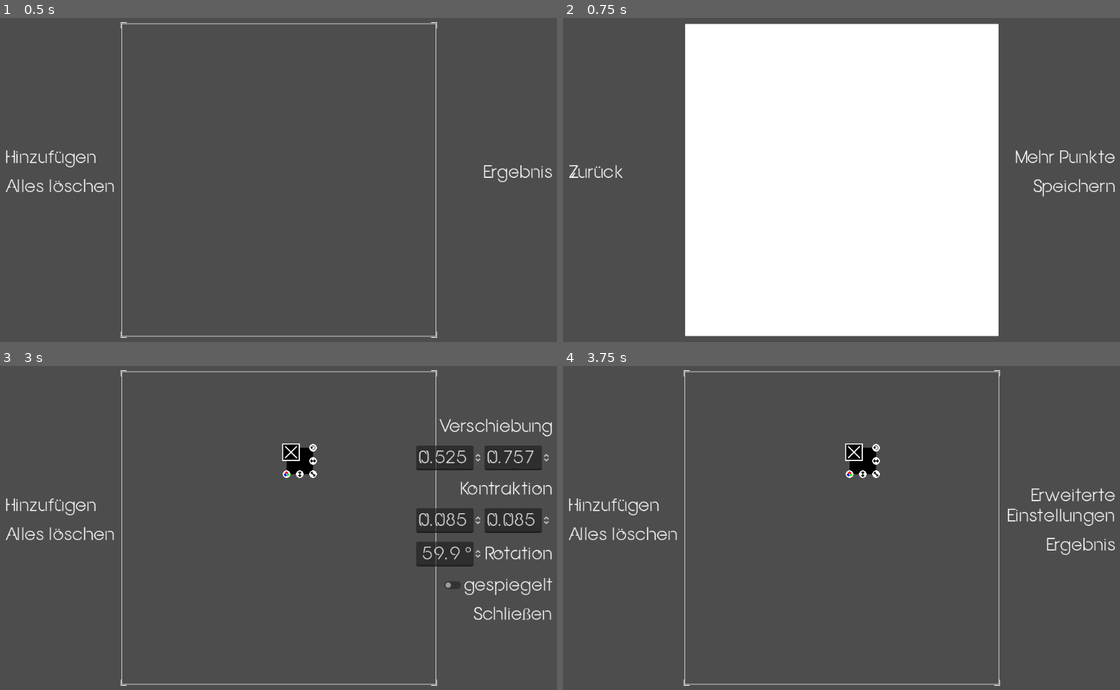
Above: before the commit, frames 1-4 (two rows, left to right).
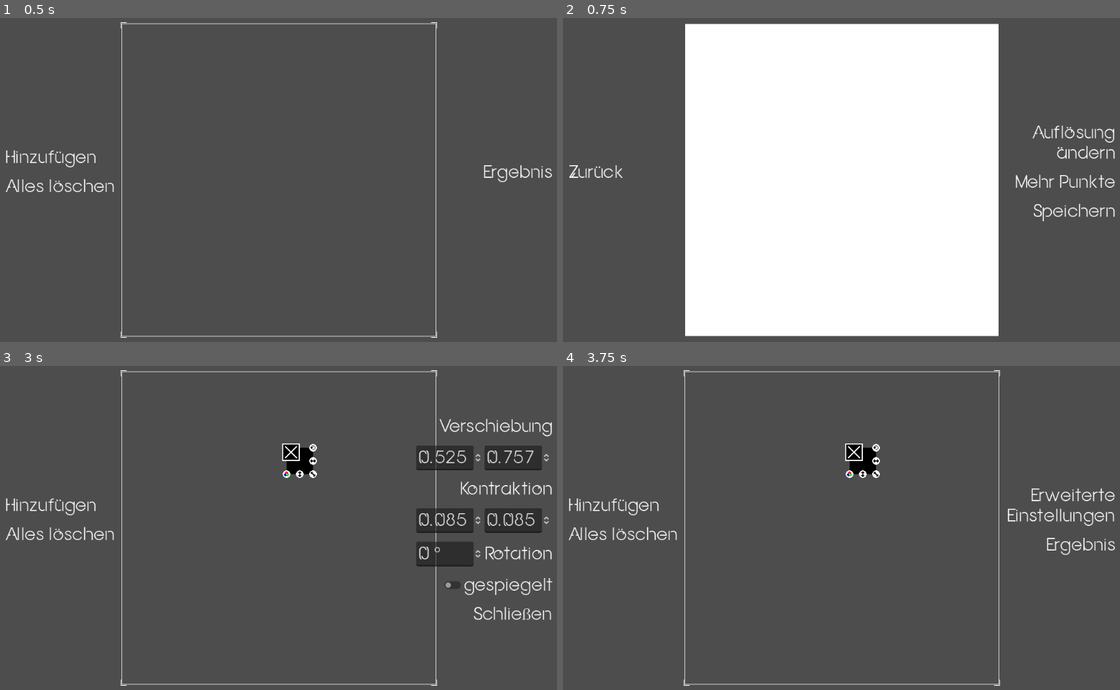
Above: after the commit, the same moments.

Repository: Anomasie/Fractals
Game: Godot game, scene res://scenes/GUI.tscn
The game is run twice, just before and just after one commit, with the same random seed, the same clock (stepped at 60 frames per second) and the same inputs.
Inputs:
- Up to frame 1 (0.5 s): no input
- Up to frame 2 (0.75 s): click "Ergebnis" at 0.5 s
- Up to frame 3 (3 s): click "Zurück" at 1.25 s; click "Hinzufügen" at 2 s; click "Erweiterte Einstellungen" at 2.75 s
- Up to frame 4 (3.75 s): click "Schließen" at 3.5 s

Frame 1 is identical in both runs. In frame 2, 1.1% of the frame differs, in the area x 81-100%, y 33-63%; in frame 3, 0.1%; in frame 4, nothing differs.

Commit message:
added size options

Diff:
--- a/scenes/AdvancedOptions.gd
+++ b/scenes/AdvancedOptions.gd
@@ -27,7 +27,9 @@
 	ContractX.value = contraction.contract.x
 	ContractY.value = contraction.contract.y
 	# see below
-	if contraction.rotation / (2 * PI) * 360 < 0:
+	if contraction.rotation == 0: # otherwise, weird rounding errors occur
+		Rotation.value = 0
+	elif contraction.rotation / (2 * PI) * 360 < 0:
 		Rotation.value = - contraction.rotation / (2 * PI) * 360
 	else:
 		Rotation.value = 360 - contraction.rotation / (2 * PI) * 360
--- a/scenes/AdvancedOptions.tscn
+++ b/scenes/AdvancedOptions.tscn
@@ -19,12 +19,14 @@
 min_value = -1.0
 max_value = 2.0
 step = 0.001
+page = 0.1
 
 [node name="TranslationY" type="SpinBox" parent="TranslationBox"]
 layout_mode = 2
 min_value = -1.0
 max_value = 2.0
 step = 0.001
+page = 0.1
 
 [node name="ContractionLabel" type="Label" parent="."]
 layout_mode = 2
@@ -39,11 +41,13 @@
 layout_mode = 2
 max_value = 1.0
 step = 0.001
+page = 0.1
 
 [node name="ContractionY" type="SpinBox" parent="ContractionBox"]
 layout_mode = 2
 max_value = 1.0
 step = 0.001
+page = 0.1
 
 [node name="RotationBox" type="HBoxContainer" parent="."]
 layout_mode = 2
@@ -53,6 +57,7 @@
 size_flags_horizontal = 3
 max_value = 359.9
 step = 0.001
+page = 1.0
 suffix = "°"
 
 [node name="RotationLabel" type="Label" parent="RotationBox"]
--- a/scenes/GUI.gd
+++ b/scenes/GUI.gd
@@ -19,4 +19,4 @@
 
 func show_results(results):
 	PlaygroundUI.hide()
-	ResultUI.open(results)
+	ResultUI.open(results, true)
--- a/scenes/PlaygroundUI.tscn
+++ b/scenes/PlaygroundUI.tscn
@@ -129,6 +129,7 @@
 alignment = 2
 
 [node name="AdvancedOptions" parent="Right/Lines" instance=ExtResource("4_yd3uv")]
+visible = false
 layout_mode = 2
 
 [node name="PresetButton" type="Button" parent="Right/Lines"]
--- a/scenes/ResultUI.gd
+++ b/scenes/ResultUI.gd
@@ -1,17 +1,28 @@
 extends Control
 
 @onready var Result = $Center/Result
+@onready var SaveButton = $Right/Lines/SaveButton
+@onready var MoreButton = $Right/Lines/MoreButton
 
 var current_ifs = IFS.new()
+var current_loupe = Global.LOUPE
 var counter = 0
 
-func open(ifs):
+func _ready():
+	var viewport_size = get_viewport().get_size()
+	current_loupe = min(viewport_size.x - 2 * 16 - 2 * 16, viewport_size.y - 2 * 16) * Vector2i(1,1)
+	SizeOptions.load_ui(current_loupe)
+
+func open(ifs, reload_size):
 	current_ifs = ifs
 	var results = ifs.calculate_fractal()
+	# load size
+	if reload_size:
+		SizeOptions.load_ui(Global.LOUPE)
 	# create empty, white image
-	var image = Image.create(Global.LOUPE.x, Global.LOUPE.y, false, Image.FORMAT_RGB8) # empty
+	var image = Image.create(current_loupe.x, current_loupe.y, false, Image.FORMAT_RGB8) # empty
 	image.fill(Color.WHITE) # white
-	Result.custom_minimum_size = Global.LOUPE
+	Result.custom_minimum_size = current_loupe
 	Result.set_texture(ImageTexture.create_from_image(image))
 	# paint results
 	paint(results)
@@ -23,17 +34,18 @@
 	# paint image
 	for entry in results:
 		var real_position = Vector2i(
-			entry.position.x * Global.LOUPE.x,
-			entry.position.y * Global.LOUPE.y
+			entry.position.x * current_loupe.x,
+			entry.position.y * current_loupe.y
 		)
-		if real_position.x >= 0 and real_position.x < Global.LOUPE.x:
-			if real_position.y >= 0 and real_position.y < Global.LOUPE.y:
+		if real_position.x >= 0 and real_position.x < current_loupe.x:
+			if real_position.y >= 0 and real_position.y < current_loupe.y:
 				image.set_pixel(real_position.x, real_position.y, entry.color)
 	# set image
 	Result.set_texture(ImageTexture.create_from_image(image))
 
 func _on_back_button_pressed():
 	self.get_parent().show_playground()
+	_on_size_options_close_me()
 
 func _on_more_button_pressed():
 	paint(current_ifs.calculate_fractal( point.new() ))
@@ -49,3 +61,26 @@
 func get_counter():
 	while FileAccess.file_exists(Global.SAVE_PATH + "fractal" + str(counter) + ".png"):
 		counter += 1
+
+
+# changing result size
+
+@onready var SizeButton = $Right/Lines/SizeButton
+@onready var SizeOptions = $Right/Lines/SizeOptions
+
+func _on_size_button_pressed():
+	SizeButton.hide()
+	MoreButton.hide()
+	SaveButton.hide()
+	SizeOptions.show()
+
+func _on_size_options_close_me():
+	SizeOptions.hide()
+	SizeButton.show()
+	MoreButton.show()
+	SaveButton.show()
+
+func _on_size_options_value_changed():
+	current_loupe = SizeOptions.read_ui()
+	if self.visible:
+		open(current_ifs, false)
--- a/scenes/ResultUI.tscn
+++ b/scenes/ResultUI.tscn
@@ -1,7 +1,8 @@
-[gd_scene load_steps=3 format=3 uid="uid://bcoioblesr22e"]
+[gd_scene load_steps=4 format=3 uid="uid://bcoioblesr22e"]
 
 [ext_resource type="Script" path="res://scenes/ResultUI.gd" id="1_p14af"]
 [ext_resource type="Texture2D" uid="uid://gk7udv2vih6r" path="res://assets/white.png" id="2_ffygg"]
+[ext_resource type="PackedScene" uid="uid://coy1fxvo8tcdq" path="res://scenes/SizeOptions.tscn" id="3_lnfao"]
 
 [node name="ResultUI" type="Control"]
 layout_mode = 3
@@ -64,6 +65,16 @@
 [node name="Lines" type="VBoxContainer" parent="Right"]
 layout_mode = 2
 
+[node name="SizeButton" type="Button" parent="Right/Lines"]
+layout_mode = 2
+text = "Auflösung
+ändern"
+alignment = 2
+
+[node name="SizeOptions" parent="Right/Lines" instance=ExtResource("3_lnfao")]
+visible = false
+layout_mode = 2
+
 [node name="MoreButton" type="Button" parent="Right/Lines"]
 layout_mode = 2
 text = "Mehr Punkte"
@@ -75,5 +86,8 @@
 alignment = 2
 
 [connection signal="pressed" from="Left/BackButton" to="." method="_on_back_button_pressed"]
+[connection signal="pressed" from="Right/Lines/SizeButton" to="." method="_on_size_button_pressed"]
+[connection signal="close_me" from="Right/Lines/SizeOptions" to="." method="_on_size_options_close_me"]
+[connection signal="value_changed" from="Right/Lines/SizeOptions" to="." method="_on_size_options_value_changed"]
 [connection signal="pressed" from="Right/Lines/MoreButton" to="." method="_on_more_button_pressed"]
 [connection signal="pressed" from="Right/Lines/SaveButton" to="." method="_on_save_button_pressed"]
--- /dev/null
+++ b/scenes/SizeOptions.gd
@@ -0,0 +1,31 @@
+extends VBoxContainer
+
+signal value_changed
+signal close_me
+
+@onready var SizeX = $Columns/SizeX
+@onready var SizeY = $Columns/SizeY
+
+func _on_size_x_value_changed(_value):
+	value_changed.emit()
+
+func _on_size_y_value_changed(_value):
+	value_changed.emit()
+
+func read_ui():
+	return Vector2i(SizeX.value, SizeY.value)
+
+func load_ui(new_size):
+	SizeX.max_value = max(Global.LOUPE.x, new_size.x+1)
+	SizeY.max_value = max(Global.LOUPE.y, new_size.y+1)
+	SizeX.value = new_size.x
+	SizeY.value = new_size.y
+
+func _on_reset_button_pressed():
+	SizeX.max_value = Global.LOUPE.x
+	SizeY.max_value = Global.LOUPE.y
+	SizeX.value = Global.LOUPE.x
+	SizeY.value = Global.LOUPE.y
+
+func _on_close_button_pressed():
+	close_me.emit()
--- /dev/null
+++ b/scenes/SizeOptions.tscn
@@ -0,0 +1,46 @@
+[gd_scene load_steps=2 format=3 uid="uid://coy1fxvo8tcdq"]
+
+[ext_resource type="Script" path="res://scenes/SizeOptions.gd" id="1_7an8l"]
+
+[node name="SizeOptions" type="VBoxContainer"]
+script = ExtResource("1_7an8l")
+
+[node name="SizeLabel" type="Label" parent="."]
+layout_mode = 2
+text = "Aktuelle
+Bildauflösung"
+horizontal_alignment = 2
+
+[node name="Columns" type="HBoxContainer" parent="."]
+layout_mode = 2
+
+[node name="SizeX" type="SpinBox" parent="Columns"]
+layout_mode = 2
+min_value = 1.0
+max_value = 1024.0
+page = 1.0
+value = 512.0
+suffix = "px"
+
+[node name="SizeY" type="SpinBox" parent="Columns"]
+layout_mode = 2
+min_value = 1.0
+max_value = 1024.0
+page = 1.0
+value = 512.0
+suffix = "px"
+
+[node name="ResetButton" type="Button" parent="."]
+layout_mode = 2
+text = "Zurücksetzen"
+alignment = 2
+
+[node name="CloseButton" type="Button" parent="."]
+layout_mode = 2
+text = "Schließen"
+alignment = 2
+
+[connection signal="value_changed" from="Columns/SizeX" to="." method="_on_size_x_value_changed"]
+[connection signal="value_changed" from="Columns/SizeY" to="." method="_on_size_y_value_changed"]
+[connection signal="pressed" from="ResetButton" to="." method="_on_reset_button_pressed"]
+[connection signal="pressed" from="CloseButton" to="." method="_on_close_button_pressed"]
--- a/scripts/ifs.gd
+++ b/scripts/ifs.gd
@@ -53,5 +53,4 @@
 	for function in systems:
 		sum += function.contract.x * function.contract.y
 		distribution.append(sum)
-	print(distribution)
 	return distribution
